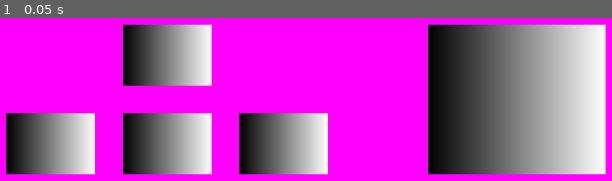
Above: before the commit, frame 1.
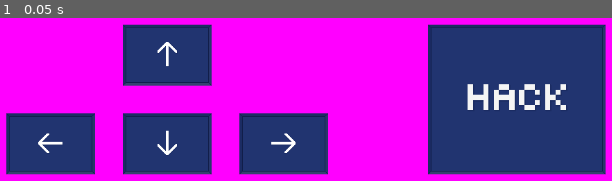
Above: after the commit, the same moment.

Repository: vocaz/hackercompsci
Game: Godot game, scene res://Main Menu.tscn
The game is run twice, just before and just after one commit, with the same random seed, the same clock (stepped at 60 frames per second) and the same inputs.
Inputs:
- Up to frame 1 (0.05 s): no input

The runs differ from the first frame. In frame 1, 49% of the frame differs, in the area x 0-100%, y 3-97%.

Commit message:
textures

Diff:
--- a/Main Menu.tscn
+++ b/Main Menu.tscn
@@ -1,30 +1,26 @@
-[gd_scene load_steps=16 format=3 uid="uid://ct8t7ub2u0m7b"]
+[gd_scene load_steps=22 format=3 uid="uid://ct8t7ub2u0m7b"]
 
 [ext_resource type="Script" path="res://main_menu.gd" id="1_t263y"]
+[ext_resource type="Texture2D" uid="uid://daey55m3dlxpg" path="res://textures/hack button.png" id="2_xsgem"]
+[ext_resource type="Texture2D" uid="uid://nsgqh1eux8t" path="res://textures/hack button pushed.png" id="3_7jo75"]
+[ext_resource type="Texture2D" uid="uid://bcbtexkxtbx7s" path="res://textures/arrow up.png" id="4_ofoar"]
+[ext_resource type="Texture2D" uid="uid://bxvdohp5el6wq" path="res://textures/arrow up pushed.png" id="5_ypbpd"]
+[ext_resource type="Texture2D" uid="uid://bxgdov8xudesy" path="res://textures/arrow down.png" id="6_fqres"]
+[ext_resource type="Texture2D" uid="uid://dpx5fg7hki1mu" path="res://textures/arrow down pushed.png" id="7_8mimh"]
+[ext_resource type="Texture2D" uid="uid://c573cqukftfmh" path="res://textures/arrow left.png" id="8_a80u5"]
+[ext_resource type="Texture2D" uid="uid://cq8ak7rfd7lf7" path="res://textures/arrow left pushed.png" id="9_nsjtx"]
+[ext_resource type="Texture2D" uid="uid://cvkp4lg380ax2" path="res://textures/arrow right.png" id="10_j6mxm"]
+[ext_resource type="Texture2D" uid="uid://db3ea4qwyrdv3" path="res://textures/arrow right pushed.png" id="11_wsklw"]
 
 [sub_resource type="PlaceholderTexture2D" id="PlaceholderTexture2D_71kv2"]
 
 [sub_resource type="PlaceholderTexture2D" id="PlaceholderTexture2D_h2ga8"]
-
-[sub_resource type="Gradient" id="Gradient_7dk4h"]
-
-[sub_resource type="GradientTexture2D" id="GradientTexture2D_ldki0"]
-gradient = SubResource("Gradient_7dk4h")
-width = 256
-height = 216
 
 [sub_resource type="InputEventAction" id="InputEventAction_r7ypf"]
 action = &"up"
 
 [sub_resource type="Shortcut" id="Shortcut_akmqp"]
 events = [SubResource("InputEventAction_r7ypf")]
-
-[sub_resource type="Gradient" id="Gradient_7s0x5"]
-
-[sub_resource type="GradientTexture2D" id="GradientTexture2D_tpnwm"]
-gradient = SubResource("Gradient_7s0x5")
-width = 128
-height = 88
 
 [sub_resource type="InputEventAction" id="InputEventAction_3836f"]
 action = &"down"
@@ -62,7 +58,8 @@
 offset_top = 216.0
 offset_right = 1000.0
 offset_bottom = 432.0
-texture_normal = SubResource("GradientTexture2D_ldki0")
+texture_normal = ExtResource("2_xsgem")
+texture_pressed = ExtResource("3_7jo75")
 
 [node name="Up" type="TextureButton" parent="Foreground"]
 offset_left = 304.0
@@ -70,7 +67,8 @@
 offset_right = 432.0
 offset_bottom = 304.0
 shortcut = SubResource("Shortcut_akmqp")
-texture_normal = SubResource("GradientTexture2D_tpnwm")
+texture_normal = ExtResource("4_ofoar")
+texture_pressed = ExtResource("5_ypbpd")
 metadata/_edit_group_ = true
 
 [node name="Down" type="TextureButton" parent="Foreground"]
@@ -79,7 +77,8 @@
 offset_right = 432.0
 offset_bottom = 432.0
 shortcut = SubResource("Shortcut_acpyh")
-texture_normal = SubResource("GradientTexture2D_tpnwm")
+texture_normal = ExtResource("6_fqres")
+texture_pressed = ExtResource("7_8mimh")
 metadata/_edit_group_ = true
 
 [node name="Left" type="TextureButton" parent="Foreground"]
@@ -88,7 +87,8 @@
 offset_right = 264.0
 offset_bottom = 432.0
 shortcut = SubResource("Shortcut_iuj6p")
-texture_normal = SubResource("GradientTexture2D_tpnwm")
+texture_normal = ExtResource("8_a80u5")
+texture_pressed = ExtResource("9_nsjtx")
 metadata/_edit_group_ = true
 
 [node name="Right" type="TextureButton" parent="Foreground"]
@@ -97,5 +97,6 @@
 offset_right = 600.0
 offset_bottom = 432.0
 shortcut = SubResource("Shortcut_7pteb")
-texture_normal = SubResource("GradientTexture2D_tpnwm")
+texture_normal = ExtResource("10_j6mxm")
+texture_pressed = ExtResource("11_wsklw")
 metadata/_edit_group_ = true
--- /dev/null
+++ b/heist_client.tscn
@@ -0,0 +1,100 @@
+[gd_scene load_steps=12 format=3 uid="uid://busf5pnb1umx1"]
+
+[ext_resource type="Script" path="res://heist_client.gd" id="1_bemqt"]
+
+[sub_resource type="Theme" id="Theme_14gmh"]
+
+[sub_resource type="InputEventAction" id="InputEventAction_fet2w"]
+action = &"up"
+
+[sub_resource type="Shortcut" id="Shortcut_ka5si"]
+events = [SubResource("InputEventAction_fet2w")]
+
+[sub_resource type="InputEventAction" id="InputEventAction_8yo2p"]
+action = &"down"
+
+[sub_resource type="Shortcut" id="Shortcut_kdpva"]
+events = [SubResource("InputEventAction_8yo2p")]
+
+[sub_resource type="InputEventAction" id="InputEventAction_6darf"]
+action = &"left"
+
+[sub_resource type="Shortcut" id="Shortcut_x8tks"]
+events = [SubResource("InputEventAction_6darf")]
+
+[sub_resource type="InputEventAction" id="InputEventAction_gr6e5"]
+action = &"right"
+
+[sub_resource type="Shortcut" id="Shortcut_ldydu"]
+events = [SubResource("InputEventAction_gr6e5")]
+
+[sub_resource type="Shortcut" id="Shortcut_p7sma"]
+
+[node name="HeistClient" type="Node2D"]
+script = ExtResource("1_bemqt")
+
+[node name="Panel" type="Panel" parent="."]
+offset_right = 920.0
+offset_bottom = 495.0
+
+[node name="UpButton" type="Button" parent="Panel"]
+layout_mode = 0
+offset_left = 187.0
+offset_top = 172.0
+offset_right = 277.0
+offset_bottom = 232.0
+theme = SubResource("Theme_14gmh")
+shortcut = SubResource("Shortcut_ka5si")
+text = "UP"
+metadata/_edit_group_ = true
+
+[node name="DownButton" type="Button" parent="Panel"]
+layout_mode = 0
+offset_left = 188.0
+offset_top = 250.0
+offset_right = 278.0
+offset_bottom = 310.0
+shortcut = SubResource("Shortcut_kdpva")
+text = "DOWN"
+metadata/_edit_group_ = true
+
+[node name="LeftButton" type="Button" parent="Panel"]
+layout_mode = 0
+offset_left = 76.0
+offset_top = 250.0
+offset_right = 166.0
+offset_bottom = 310.0
+shortcut = SubResource("Shortcut_x8tks")
+text = "LEFT"
+metadata/_edit_group_ = true
+
+[node name="RightButton" type="Button" parent="Panel"]
+layout_mode = 0
+offset_left = 300.0
+offset_top = 250.0
+offset_right = 390.0
+offset_bottom = 310.0
+shortcut = SubResource("Shortcut_ldydu")
+text = "RIGHT"
+metadata/_edit_group_ = true
+
+[node name="Button" type="Button" parent="Panel"]
+layout_mode = 0
+offset_left = 364.0
+offset_top = 438.0
+offset_right = 552.0
+offset_bottom = 472.0
+text = "Connect"
+
+[node name="TextureButton" type="TextureButton" parent="Panel"]
+layout_mode = 0
+offset_right = 40.0
+offset_bottom = 40.0
+shortcut = SubResource("Shortcut_p7sma")
+
+[connection signal="pressed" from="Panel/UpButton" to="." method="_on_up_button_pressed"]
+[connection signal="button_down" from="Panel/DownButton" to="." method="_on_down_button_button_down"]
+[connection signal="pressed" from="Panel/DownButton" to="." method="_on_down_button_pressed"]
+[connection signal="pressed" from="Panel/LeftButton" to="." method="_on_left_button_pressed"]
+[connection signal="pressed" from="Panel/RightButton" to="." method="_on_right_button_pressed"]
+[connection signal="pressed" from="Panel/Button" to="." method="_on_button_pressed"]
Binary file added: textures/arrow button base.png
Not shown, added: textures/arrow button base.png.import
Binary file added: textures/arrow down pushed.png
Not shown, added: textures/arrow down pushed.png.import
Binary file added: textures/arrow down.png
Not shown, added: textures/arrow down.png.import
Binary file added: textures/arrow left pushed.png
Not shown, added: textures/arrow left pushed.png.import
Binary file added: textures/arrow left.png
Not shown, added: textures/arrow left.png.import
Binary file added: textures/arrow right pushed.png
Not shown, added: textures/arrow right pushed.png.import
(and 12 more such lines)
